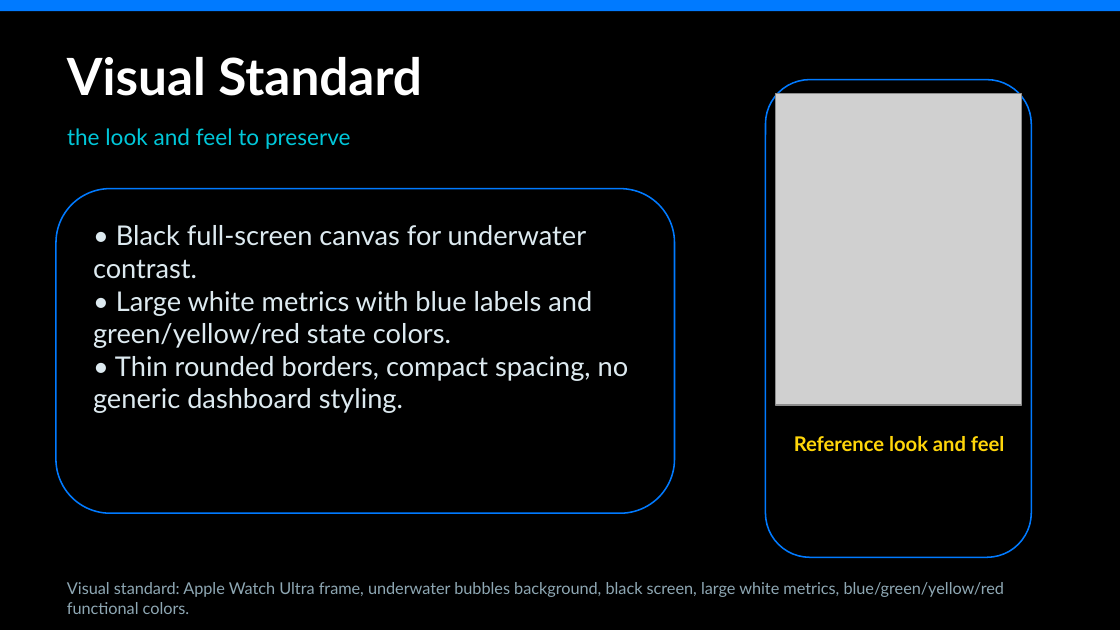
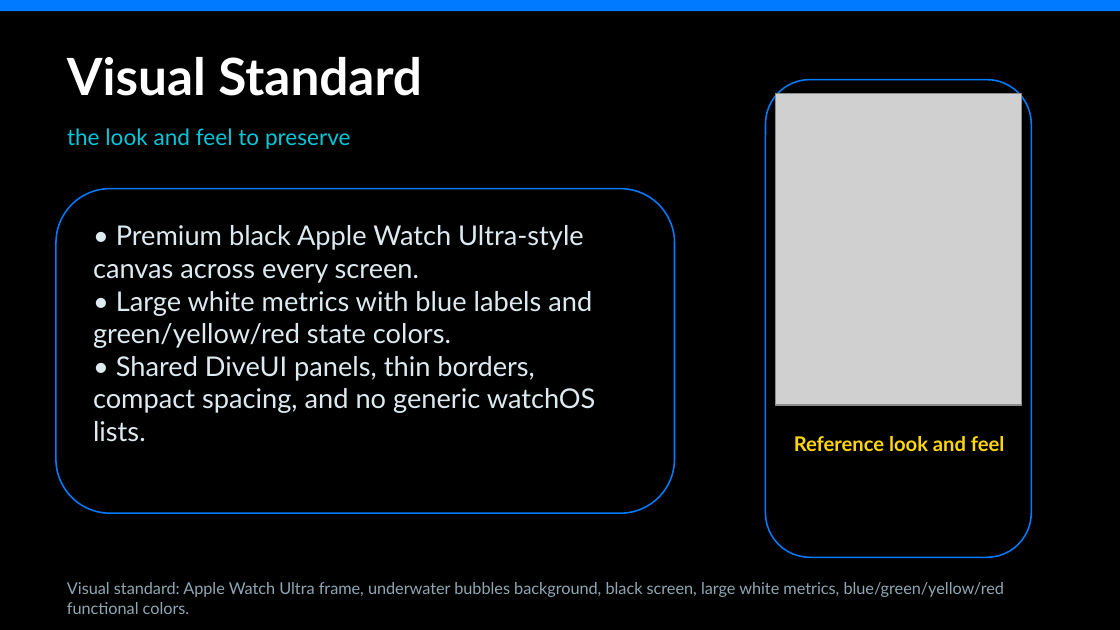
Before and after one commit to egopfe/DirDiving-App, a slide deck: slide 2 of DIR_DIVING_Project_Presentation.pptx. Drawn at 1120x630 pixels with LibreOffice and Linux fonts; fonts in the diff are those of the drawing; grey boxes stand for pictures. Boxes give left, top, right and bottom in pixels: in the first picture for what was removed or moved away, otherwise in the second. Text is boxed around its words. In the diff, an @@ line names an element or a change of style, - is before the commit and + after.

Commit message:
Document premium UI across branches

```diff
--- a/DIR_DIVING_Project_Presentation.pptx
+++ b/DIR_DIVING_Project_Presentation.pptx
@@ text at (93,225,584,283): text changed @@
-• Black full-screen canvas for underwater contrast.
+• Premium black Apple Watch Ultra-style canvas across every screen.
@@ text at (93,356,596,442): text changed @@
-• Thin rounded borders, compact spacing, no generic dashboard styling.
+• Shared DiveUI panels, thin borders, compact spacing, and no generic watchOS lists.
```
Also in this commit, not shown: 4 other slides changed, 6 other files.
